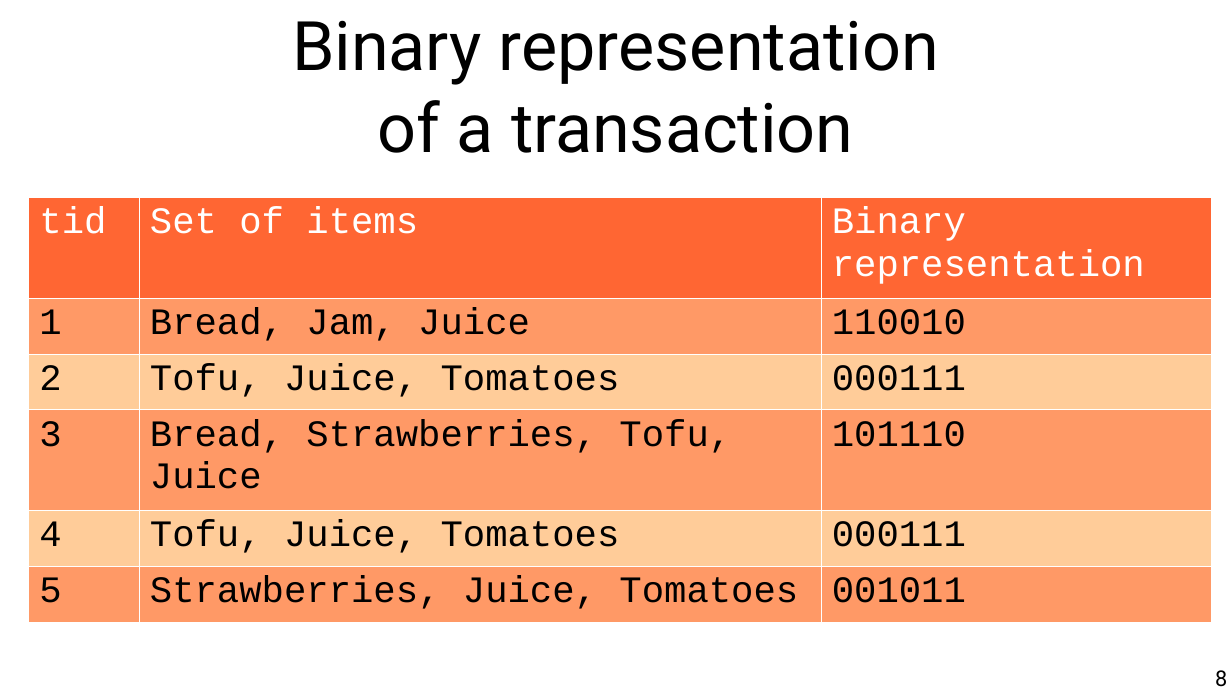
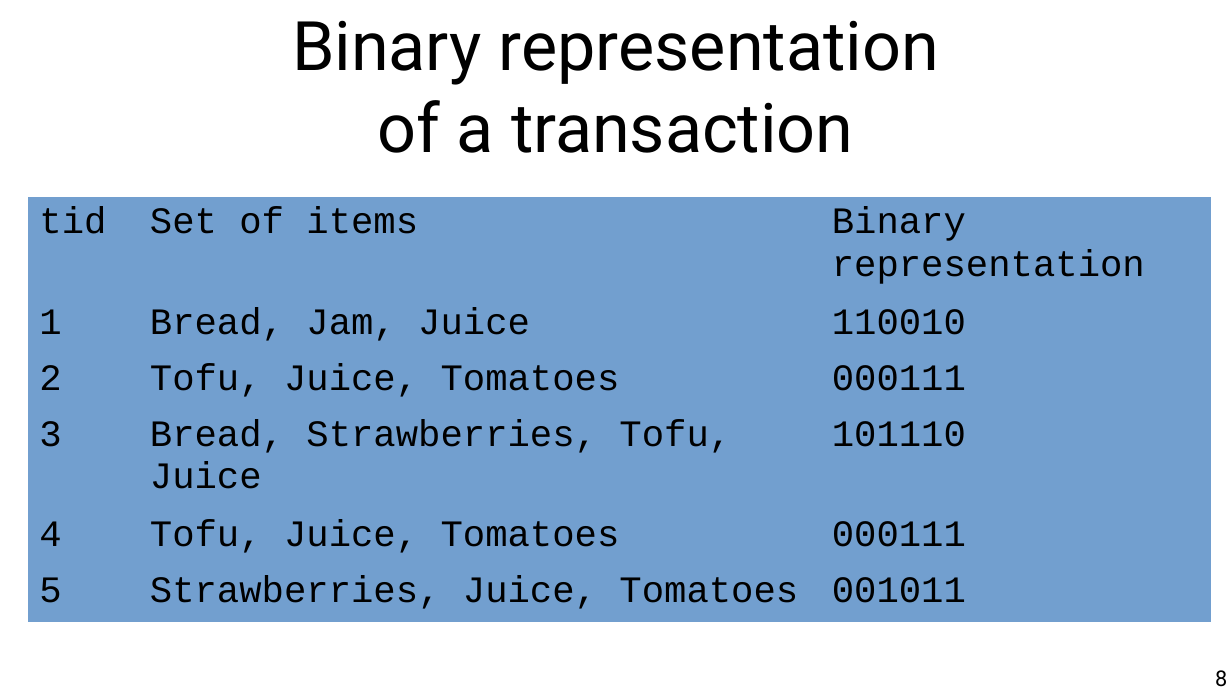
Before and after one commit to chatox/data-mining-course, a slide deck: slide 8 of theory/tt05_itemsets.odp. Drawn at 1232x693 pixels with LibreOffice and Linux fonts; fonts in the diff are those of the drawing. Boxes give left, top, right and bottom in pixels: in the first picture for what was removed or moved away, otherwise in the second. Text is boxed around its words. In the diff, an @@ line names an element or a change of style, - is before the commit and + after.

```diff
--- a/theory/tt05_itemsets.odp
+++ b/theory/tt05_itemsets.odp
@@ table at (28, 197, 1212, 613) @@
@@ fill #FF6633 to #729FCF in row 1 @@
@@ fill #FF9966 to #729FCF in 9 cells @@
@@ fill #FFCC99 to #729FCF in 6 cells @@
@@ text colour #FFFFFF to #000000 in "tid", "Set of items", "Binary representation" @@
@@ borders changed @@
```
Also in this commit, not shown: 14 other slides changed, 1 slide added, 39 slides removed, 1 other file.
